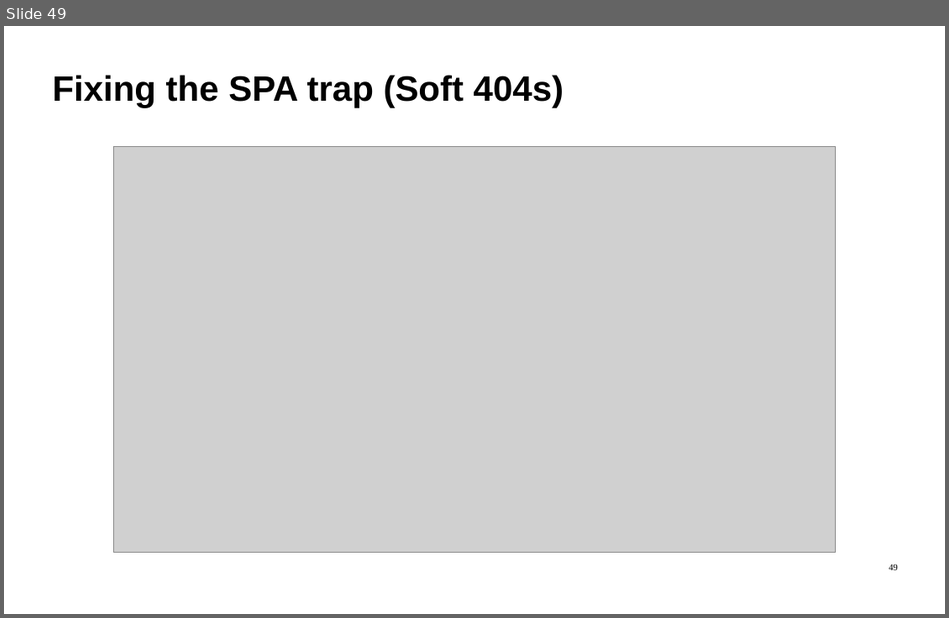
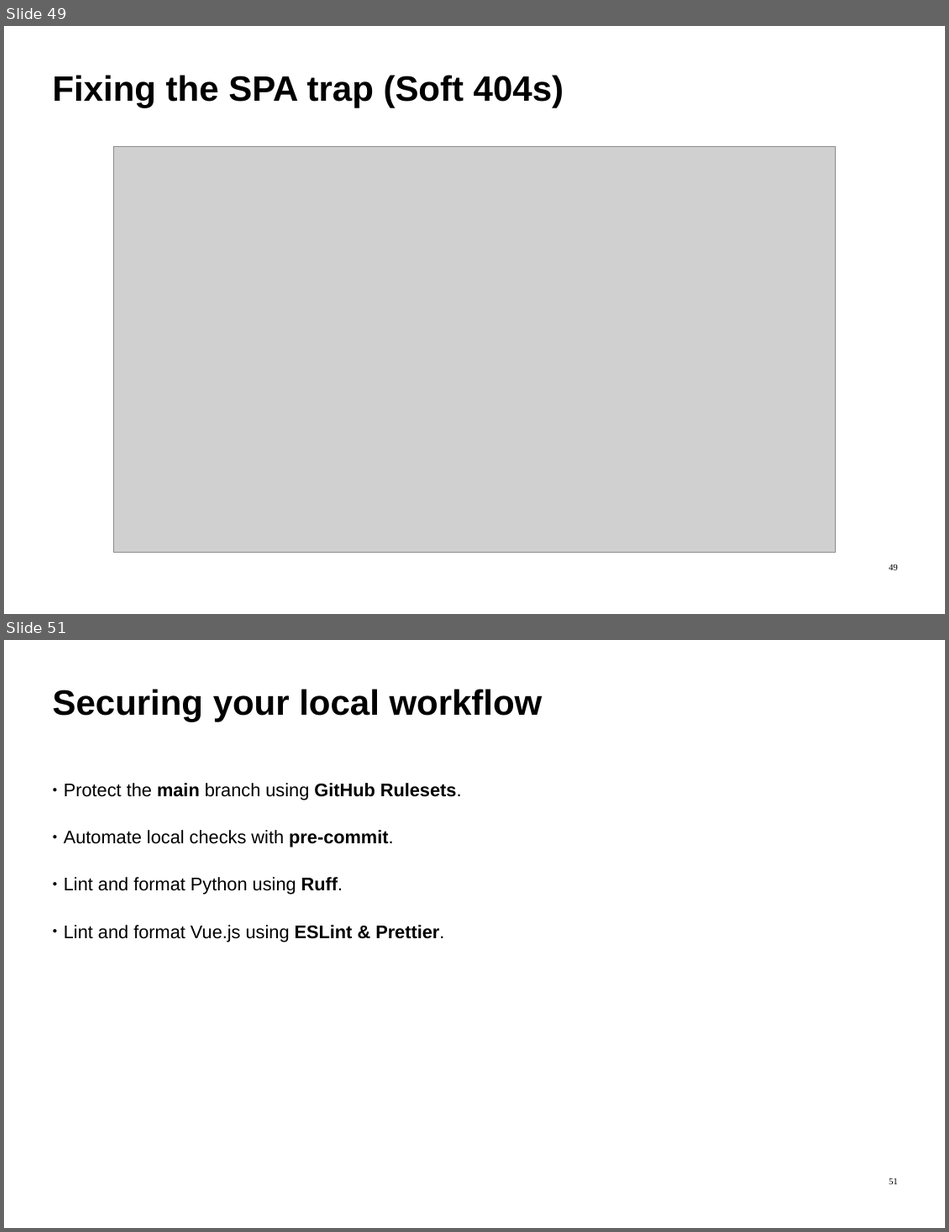
Before and after one commit to ImadSaddik/FullStackDeploymentHandbook, a slide deck: course-assets/slides/full_stack_deployment_guide.odp. Shown one above the other, each under a label of ours: slide 49 before the commit, slides 49 and 51 after it; the slides between them are not shown. The pictures are 949x618 and 949x1232 pixels, drawn with LibreOffice and Linux fonts; fonts in the diff are those of the drawing; grey boxes stand for pictures. Boxes give left, top, right and bottom in pixels: in the first picture for what was removed or moved away, otherwise in the second. Text is boxed around its words. In the diff, an @@ line names an element or a change of style, - is before the commit and + after.

Commit message:
slides: add pages for ch5.1

```diff
--- a/course-assets/slides/full_stack_deployment_guide.odp
+++ b/course-assets/slides/full_stack_deployment_guide.odp
@@ slide 51 added at [4, 640, 945, 1228], background #FFFFFF @@
@@ text added at [53, 689, 542, 721], 54 pt, text #000000, bold @@
+Securing your local workflow
@@ text added at [64, 783, 462, 942], 28 pt, text #000000 @@
+● Protect the main branch using GitHub Rulesets.
+● Automate local checks with pre-commit.
+● Lint and format Python using Ruff.
+● Lint and format Vue.js using ESLint & Prettier.
@@ page number added at [889, 1178, 898, 1184], 14 pt, text #000000 @@
+51
```
Also in this commit, not shown: 1 other slide added, 1 other file.
